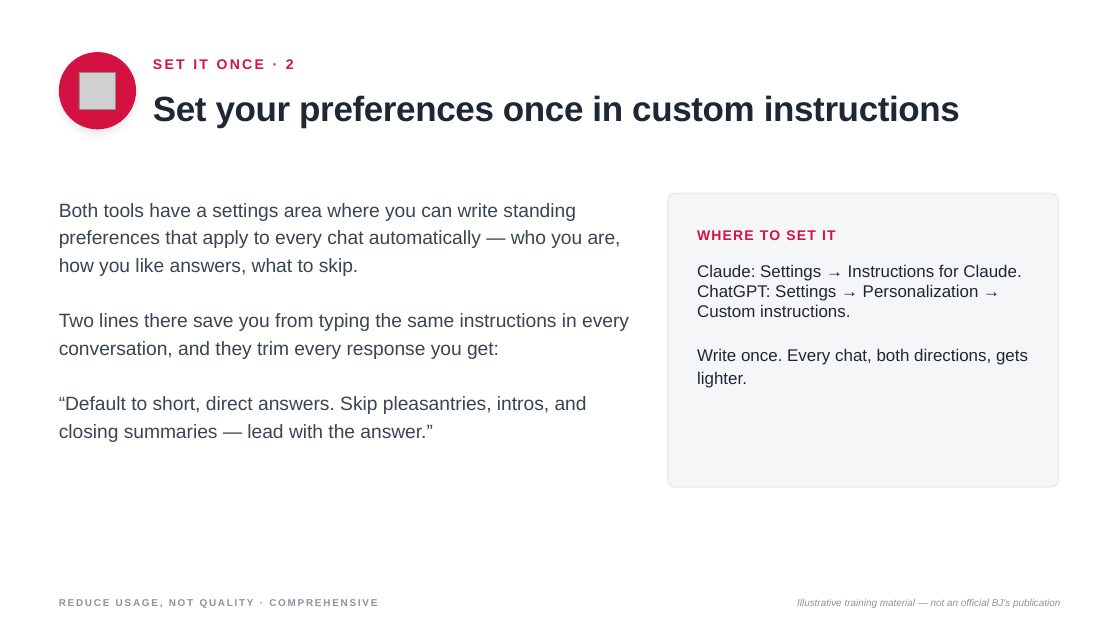
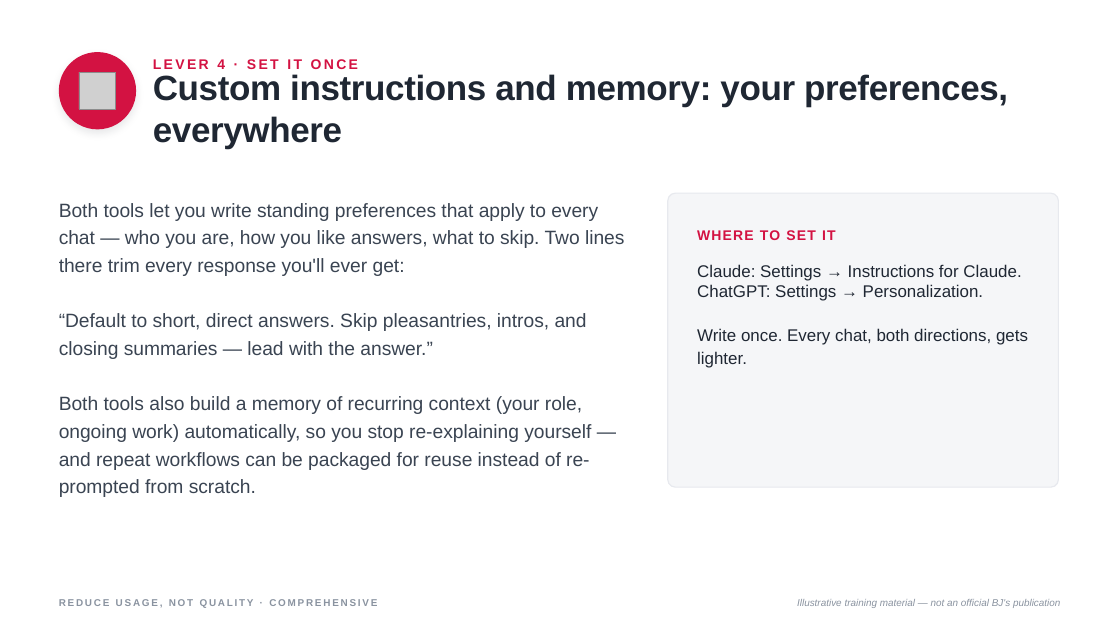
Before and after one commit to machinegenai/pe, a slide deck: slide 16 of Reduce Usage Not Quality Comprehensive.pptx (slide 15 before the commit). Drawn at 1120x630 pixels with LibreOffice and Linux fonts; fonts in the diff are those of the drawing; grey boxes stand for pictures. Boxes give left, top, right and bottom in pixels: in the first picture for what was removed or moved away, otherwise in the second. Text is boxed around its words. In the diff, an @@ line names an element or a change of style, - is before the commit and + after.

```diff
--- a/Reduce Usage Not Quality Comprehensive.pptx
+++ b/Reduce Usage Not Quality Comprehensive.pptx
@@ text at (153,59,358,69): text changed @@
-SET IT ONCE · 2
+LEVER 4 · SET IT ONCE
@@ text at (153,74,1008,149): text changed @@
-Set your preferences once in custom instructions
+Custom instructions and memory: your preferences, everywhere
@@ text at (59,203,624,276): text changed @@
-Both tools have a settings area where you can write standing preferences that apply to every chat automatically — who you are, how you like answers, what to skip.
-Two lines there save you from typing the same instructions in every conversation, and they trim every response you get:
+Both tools let you write standing preferences that apply to every chat — who you are, how you like answers, what to skip. Two lines there trim every response you'll ever get:
@@ text at (697,264,1028,368): text changed @@
-Claude: Settings → Instructions for Claude.
-ChatGPT: Settings → Personalization → Custom instructions.
-Write once. Every chat, both directions, gets lighter.
+Claude: Settings → Instructions for Claude.
+ChatGPT: Settings → Personalization.
+Write once. Every chat, both directions, gets lighter.
@@ text at (59,396,591,470): paragraph added @@
+Both tools also build a memory of recurring context (your role, ongoing work) automatically, so you stop re-explaining yourself — and repeat workflows can be packaged for reuse instead of re-prompted from scratch.
```
Also in this commit, not shown: 26 other slides changed, 1 slide added.
